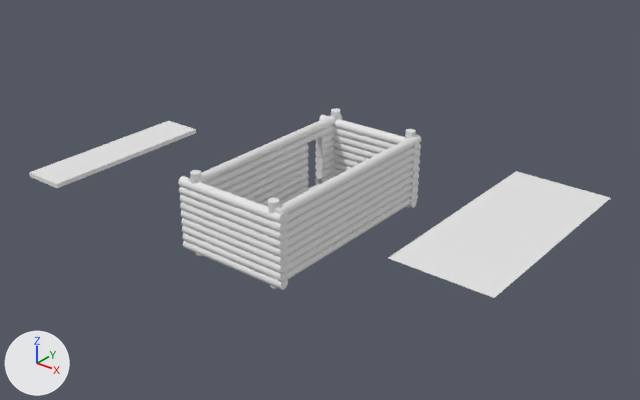
An edit to the Blender file dahouse.blend, drawn before and after from the same camera.
Both versions are drawn from a camera (50 mm lens) standing at (40.5, -49.3, 32.5) and looking at (1.2, -0.1, 2.0). Lighting does not change. The marker at lower left points along +X, +Y and +Z. The older version comes first.
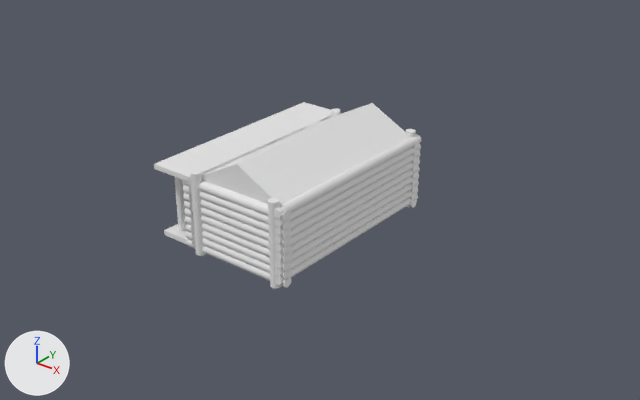
Edits to the scene script, one JSON object a line:
```json
{"op": "add", "block": "me_cube", "code": ["me_cube = bpy.data.meshes.new('Cube')", "me_cube.from_pydata(...)  # 23 vertices, 10 faces; spans x -1.0..1.0, y -1.0..1.0, z -1.0..1.95"]}
{"op": "set", "path": "ob_cube_001.location", "old": "(-22.04, -1.27, 0.41)", "new": "(-5.03, -0.95, 0.14)"}
{"op": "set", "path": "ob_cylinder_005.location", "old": "(0.69, -9.49, 0.35)", "new": "(0.69, -9.12, 0.35)"}
{"op": "remove", "block": "ob_plane", "code": ["ob_plane = bpy.data.objects.new('Plane', me_plane)", "ob_plane.location = (17.62, -0.89, 5.35)", "ob_plane.scale = (3.69, -8.44, 2.84)"]}
{"op": "add", "block": "ob_cylinder_010", "code": ["ob_cylinder_010 = bpy.data.objects.new('Cylinder.010', me_cylinder_007.copy())  # the mesh of ob_cylinder_007", "ob_cylinder_010.location = (-3.0, -1.0, 0.59)", "ob_cylinder_010.rotation_euler = (-1.905, -1.577, 3.477)  # degrees (-109, -90, 199)", "ob_cylinder_010.scale = (0.398, 0.398, 8.65)", "_m = ob_cylinder_010.modifiers.new('Boolean', 'BOOLEAN')", "_m.object = ob_cube_002", "_m.solver = 'FLOAT'", "_m = ob_cylinder_010.modifiers.new('Array', 'ARRAY')", "_m.count = 9", "_m.relative_offset_displace = (0.8, 0.0, 0.0)"]}
{"op": "add", "block": "ob_cube_003", "code": ["ob_cube_003 = bpy.data.objects.new('Cube.003', me_cube_001.copy())  # the mesh of ob_cube_001", "ob_cube_003.location = (-5.03, -0.89, 5.89)", "ob_cube_003.scale = (1.96, 8.74, 0.201)"]}
{"op": "add", "block": "ob_cylinder_009", "code": ["ob_cylinder_009 = bpy.data.objects.new('Cylinder.009', me_cylinder_007.copy())  # the mesh of ob_cylinder_007", "ob_cylinder_009.location = (-6.0, -8.16, 3.0)", "ob_cylinder_009.scale = (0.334, 0.322, 2.82)"]}
{"op": "add", "block": "ob_cube", "code": ["ob_cube = bpy.data.objects.new('Cube', me_cube)", "ob_cube.location = (1.0, -1.0, 3.94)", "ob_cube.scale = (3.84, 7.98, 2.1)"]}
```

What differs and where, as boxes (x1, y1, x2, y2) in the pictures (640 x 400 px):
```json
{"object": "Plane", "change": "deleted", "before": [389, 171, 610, 298]}
{"object": "Cube", "change": "added", "after": [201, 103, 409, 205]}
{"object": "Cylinder.005", "change": "moved", "before": [178, 176, 288, 290], "after": [182, 180, 291, 288]}
{"object": "Cube.003", "change": "added", "after": [154, 102, 331, 181]}
{"object": "Cube.001", "change": "moved", "before": [29, 121, 196, 188], "after": [164, 224, 188, 244]}
{"object": "Cylinder.009", "change": "added", "after": [174, 177, 187, 231]}
{"object": "Cylinder.010", "change": "added", "after": [188, 116, 333, 249], "on screen": "mostly hidden"}
{"object": "Cylinder.004", "change": "unchanged, covered by the edit", "before": [188, 114, 342, 207], "after": [201, 116, 332, 174]}
{"object": "Cylinder.006", "change": "unchanged, covered by the edit", "before": [319, 115, 420, 208], "after": [388, 141, 420, 208]}
```
